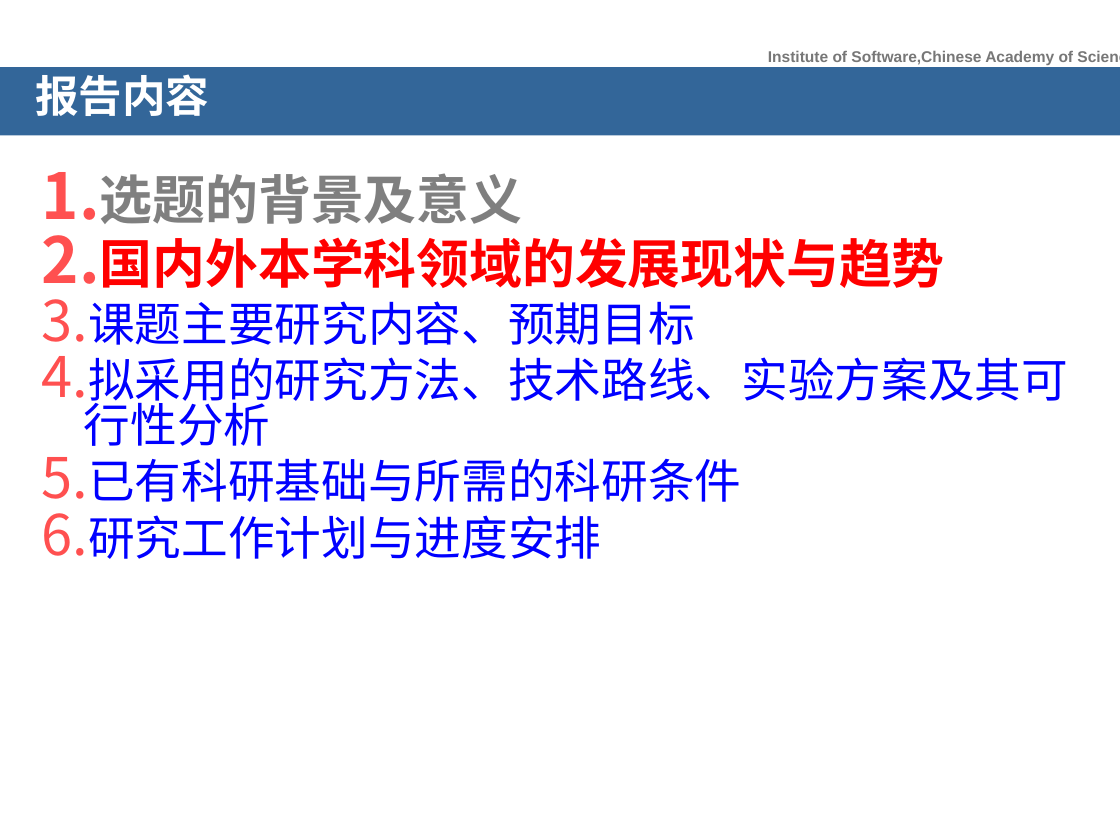
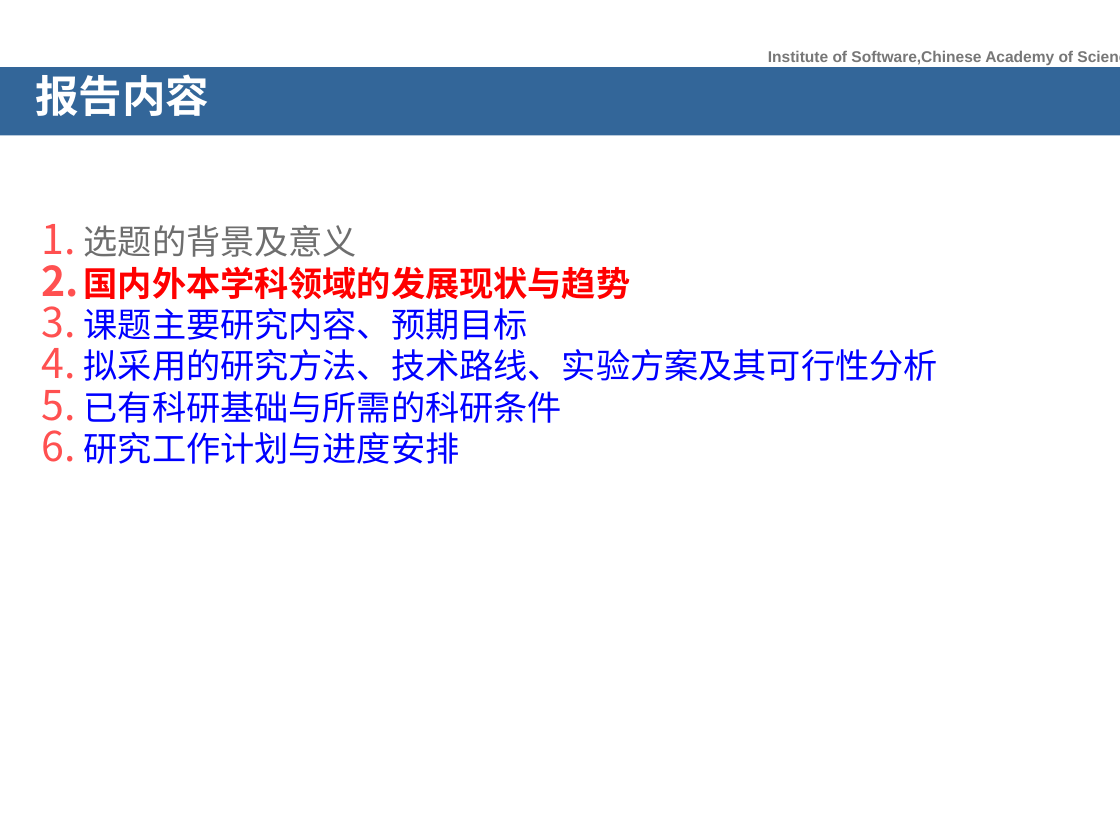
Before and after one commit to songxiaoyuan/MyOrdinaryFiles, a slide deck: slide 6 of 开题报告/开题报告_宋小远.ppt. Drawn at 1120x840 pixels with LibreOffice and Linux fonts; fonts in the diff are those of the drawing; background and template pictures are left out. Boxes give left, top, right and bottom in pixels: in the first picture for what was removed or moved away, otherwise in the second. Text is boxed around its words. In the diff, an @@ line names an element or a change of style, - is before the commit and + after.

```diff
--- a/开题报告/开题报告_宋小远.ppt
+++ b/开题报告/开题报告_宋小远.ppt
@@ text "选题的背景及意义" at bbox=[84, 225, 938, 464]: size 34 to 22 pt in "选题的背景及意义", "国内外本学科领域的发展现状与趋势"; text colour #7F7F7F to #6E6E6E, bold off in "选题的背景及意义"; size 30 to 22 pt in "课题主要研究内容、预期目标", "拟采用的研究方法、技术路线、实验方案及其可行性分析", "已有科研基础与所需的科研条件", "研究工作计划与进度安排"; less space between paragraphs @@
```
Also in this commit, not shown: 7 other slides changed, 12 slides added, 12 slides removed, 15 other files.
